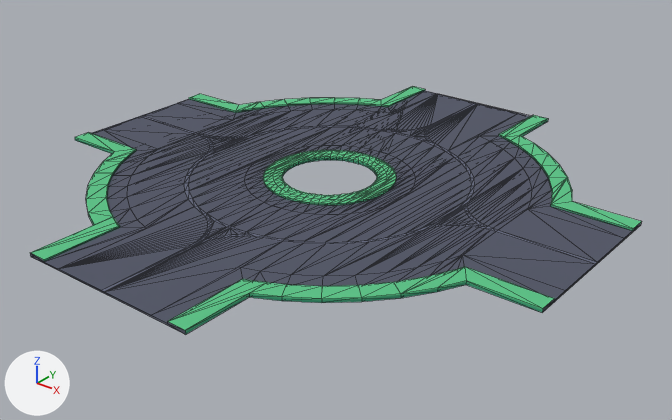
What one commit did to the glTF model kenney/city-kit-roads/road-roundabout.glb.
One viewpoint serves both versions: a 50 mm camera at (2.84, -3.5, 2.0) aimed at (0.07, -0.04, -0.15). The axes (+X, +Y, +Z) are drawn at lower left. The lights are the same throughout. The older version comes first. Mesh edges are drawn as thin lines. Vertices at exactly the same position are counted once.

Objects in the first picture: 'road-roundabout'.
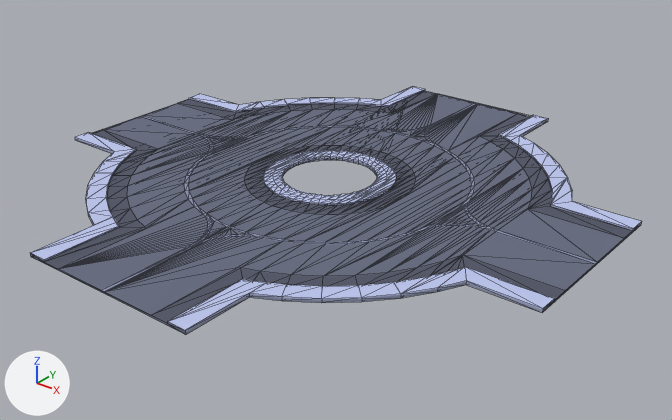
Pixel boxes [x1, y1, x2, y2] of what changed, in the pictures (672 x 420 px; the box of a moved part takes in the faces that stretch with it):
part 1 of me_road_roundabout, moved or reshaped
    both: [400, 106, 469, 141]
part 2 of me_road_roundabout, moved or reshaped
    both: [203, 135, 252, 155]
part 3 of me_road_roundabout, surface changed (lighter)
    both: [30, 86, 642, 335]

What changed in the scene script:
```text
Change me_road_roundabout:
    used by ob_road_roundabout; location = (0.0, 0.0, 0.0)
    remove me_road_roundabout.from_pydata(...)  # 818 vertices, 1618 faces; spans x -1.5..1.5, y -1.5..1.5, z 0.0..0.02
    add me_road_roundabout.from_pydata(...)  # 823 vertices, 1618 faces; spans x -1.5..1.5, y -1.5..1.5, z 0.0..0.02
    me_road_roundabout part 1
    5 faces are deleted
    2 vertices are added at (0.0, 0.74, 0.01), (0.0, 0.93, 0.01)
    5 new faces join them
    me_road_roundabout part 2
    12 faces are deleted
    2 vertices are added at (-0.93, 0.0, 0.01), (-0.74, 0.0, 0.01)
    12 new faces join them
    me_road_roundabout part 3: 1406 kept faces spanning x -1.5..1.5, y -1.5..1.5, z 0.0..0.02 get new texture (UV) coordinates
    other edits to the shape of me_road_roundabout do not show in these pictures
```
